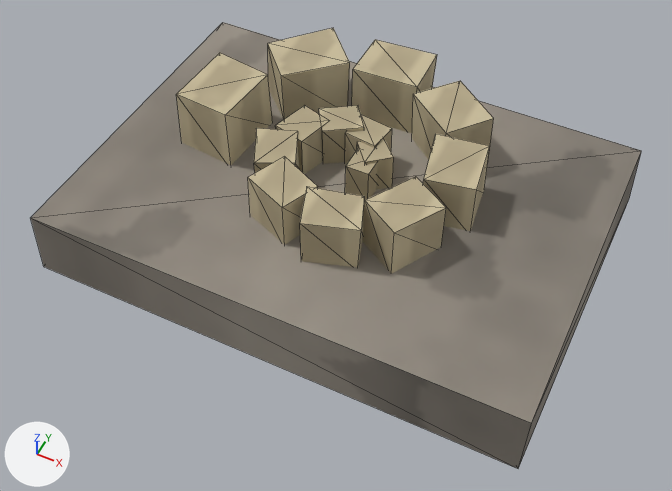
The glTF model blender/exports/rustic/fossil.glb as it was, and as the next commit left it.
The view is the same before and after, from a 50 mm camera at (0.224, -0.465, 0.56) aimed at (0.008, -0.035, 0.021). Every picture has the same lights, and +X, +Y and +Z are marked at lower left. The older version comes first. Mesh edges are drawn as thin lines. Vertices at exactly the same position are counted once.

Before the edit, the objects in view are built like this:
```python
me_fossil = bpy.data.meshes.new('Fossil')
me_fossil.from_pydata(...)  # 120 vertices, 180 faces; spans x -0.196..0.197, y -0.141..0.141, z -0.029..0.078
# faces by material slot: [12, 168]
me_fossil.materials.append(mat_rustic_stone)  # picture img_rustic_stone
me_fossil.materials.append(mat_rustic_paint_cream)  # picture img_rustic_paint_cream
ob_fossil = bpy.data.objects.new('Fossil', me_fossil)
ob_fossil.location = (0.0, 0.0, 0.028)
```
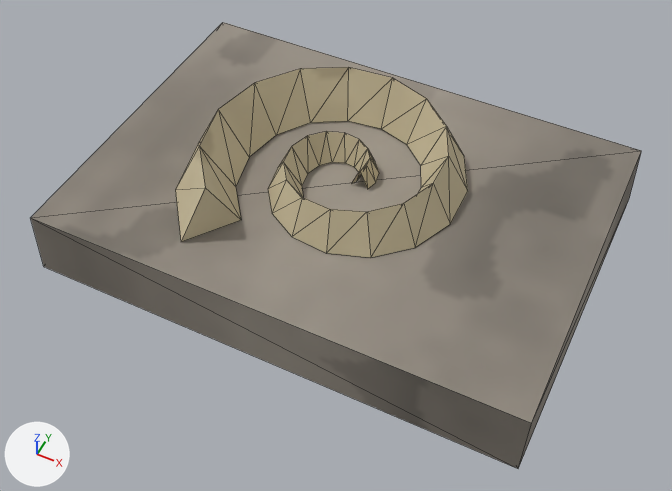
Boxes (x1, y1, x2, y2) around the edits, measured in the pictures (672 x 491 px):
```json
{"part": 1, "of": "me_fossil", "change": "added", "after": [175, 67, 468, 258], "on screen": "beige"}
{"part": 2, "of": "me_fossil", "change": "deleted", "before": [352, 40, 437, 133], "on screen": "beige"}
{"part": 3, "of": "me_fossil", "change": "deleted", "before": [176, 28, 494, 274], "on screen": "beige"}
```

Scene script edits in JSON lines:
```json
{"block": "me_fossil", "where": "# used by ob_fossil; location = (0.0, 0.0, 0.028)"}
{"op": "remove", "block": "me_fossil", "code": "me_fossil.from_pydata(...)  # 120 vertices, 180 faces; spans x -0.196..0.197, y -0.141..0.141, z -0.029..0.078"}
{"op": "add", "block": "me_fossil", "code": "me_fossil.from_pydata(...)  # 86 vertices, 113 faces; spans x -0.196..0.197, y -0.141..0.141, z -0.029..0.073"}
{"block": "me_fossil", "change": "me_fossil part 1: a new loose piece of 78 vertices spanning x -0.126..0.089, y -0.11..0.108, z 0.028..0.073, in mat_rustic_paint_cream (picture img_rustic_paint_cream)"}
{"block": "me_fossil", "change": "me_fossil part 2: the loose piece of 8 vertices spanning x -0.032..0.025, y 0.073..0.121, z 0.021..0.075 is deleted"}
{"block": "me_fossil", "change": "me_fossil part 3"}
{"block": "me_fossil", "change": "104 vertices are removed from x -0.139..0.104, y -0.086..0.114, z 0.021..0.078"}
{"block": "me_fossil", "change": "156 faces are deleted"}
```
